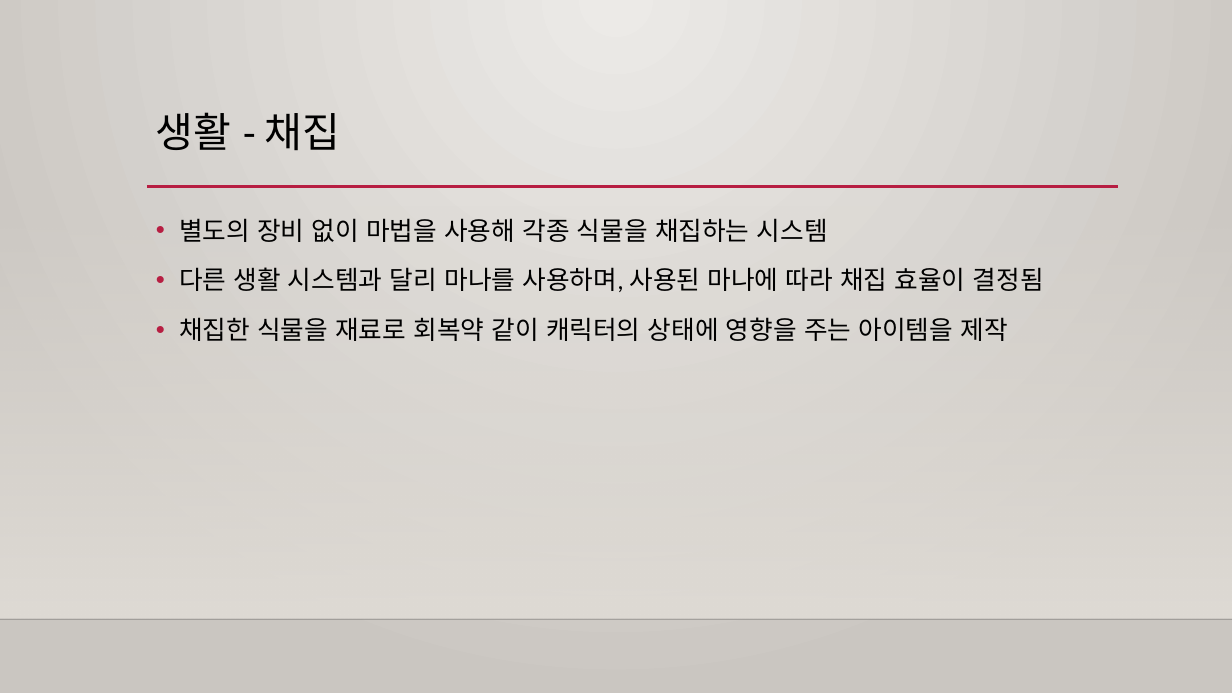
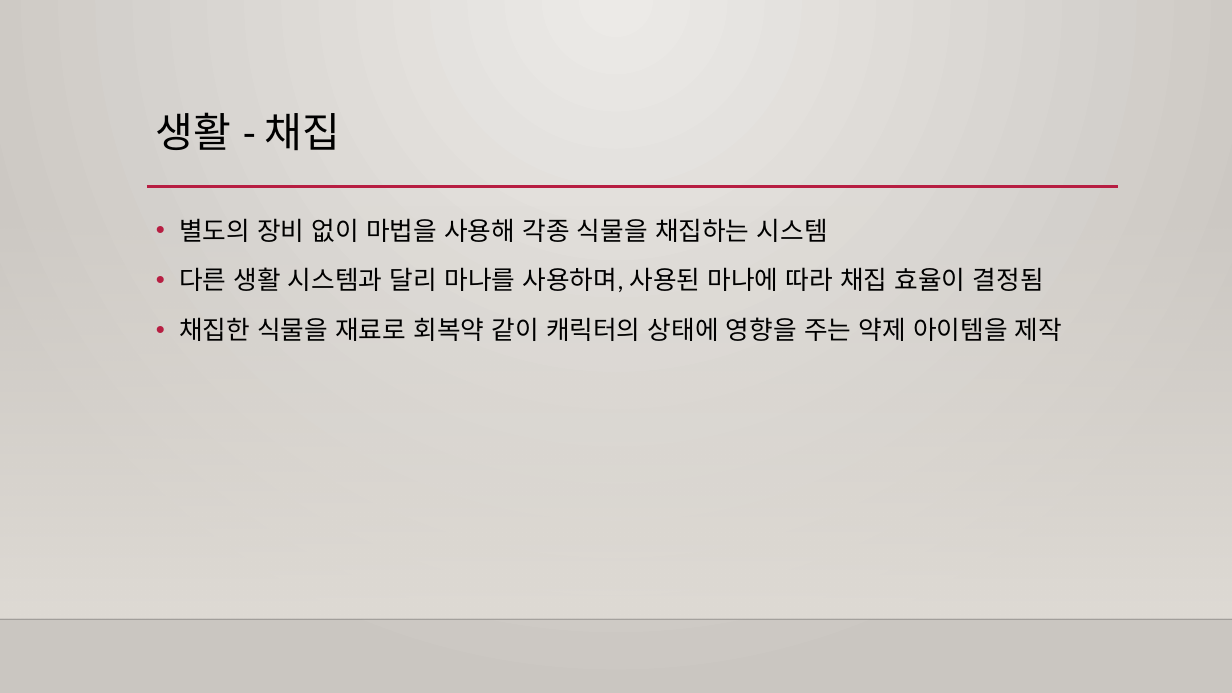
Before and after one commit to Raynia/Alchemist-Diary, a slide deck: slide 19 of Specification/Prototype/프로토타입 기획서.pptx (slide 18 before the commit). Drawn at 1232x693 pixels with LibreOffice and Linux fonts; fonts in the diff are those of the drawing; background and template pictures are left out. Boxes give left, top, right and bottom in pixels: in the first picture for what was removed or moved away, otherwise in the second. Text is boxed around its words. In the diff, an @@ line names an element or a change of style, - is before the commit and + after.

```diff
--- a/Specification/Prototype/프로토타입 기획서.pptx
+++ b/Specification/Prototype/프로토타입 기획서.pptx
@@ text at <box>179,317,1062,341</box>: text changed @@
-• 채집한 식물을 재료로 회복약 같이 캐릭터의 상태에 영향을 주는 아이템을 제작
+• 채집한 식물을 재료로 회복약 같이 캐릭터의 상태에 영향을 주는 약제 아이템을 제작
```
Also in this commit, not shown: 13 other slides changed, 8 slides added.
